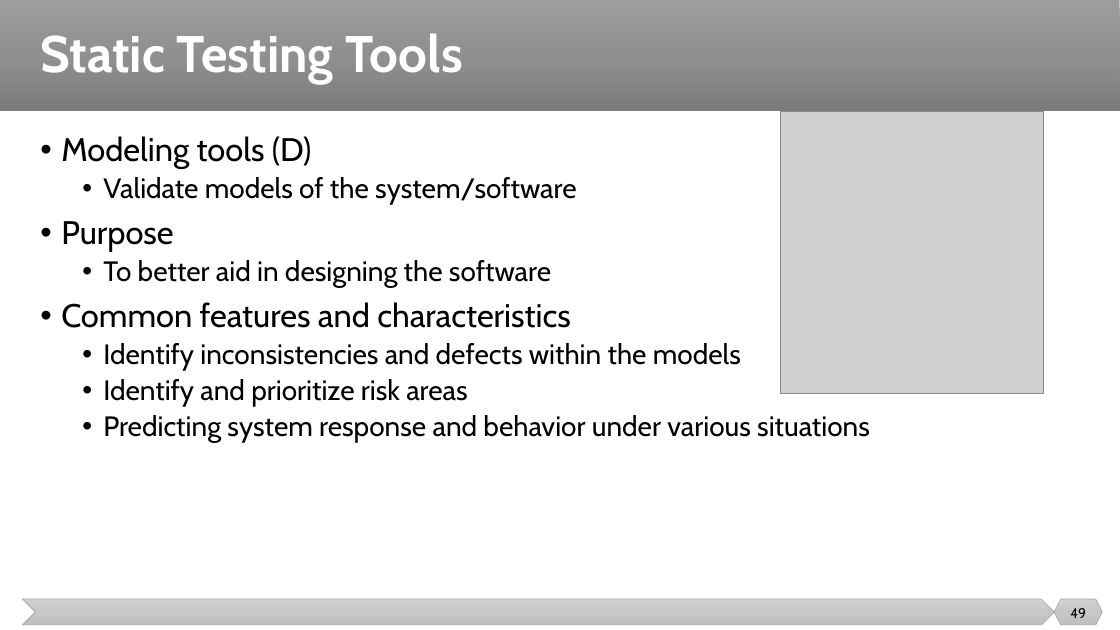
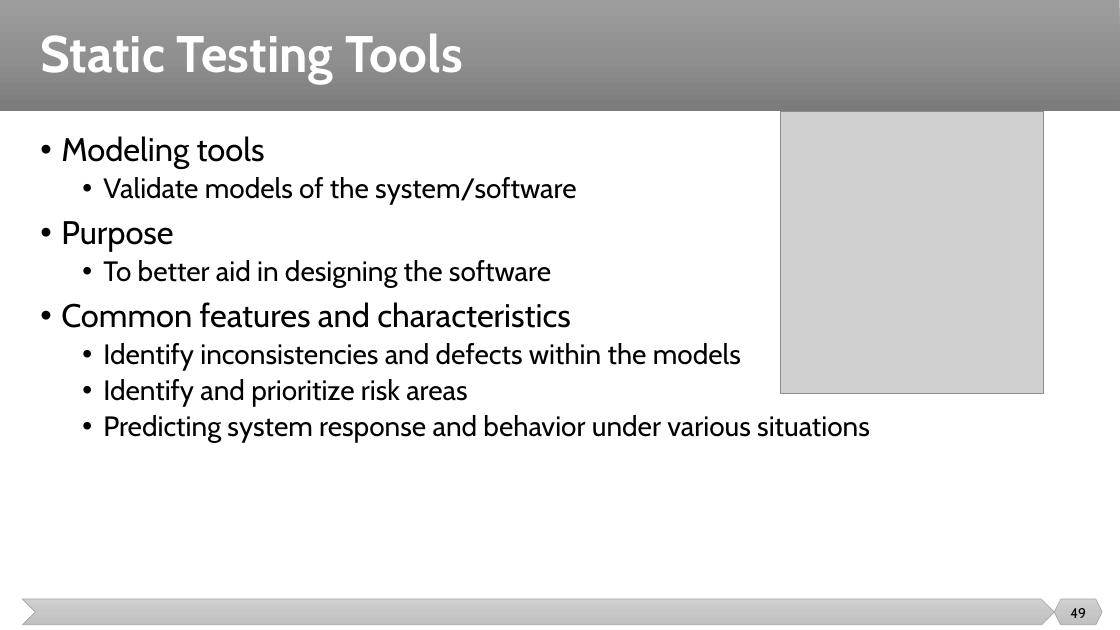
Before and after one commit to malenezi/malenezi, a slide deck: slide 49 of SE401/Lectures/9-Testing Metrics and Tools/Testing Metrics and Tools.pptx. Drawn at 1120x630 pixels with LibreOffice and Linux fonts; fonts in the diff are those of the drawing; grey boxes stand for pictures. Boxes give left, top, right and bottom in pixels: in the first picture for what was removed or moved away, otherwise in the second. Text is boxed around its words. In the diff, an @@ line names an element or a change of style, - is before the commit and + after.

```diff
--- a/SE401/Lectures/9-Testing Metrics and Tools/Testing Metrics and Tools.pptx
+++ b/SE401/Lectures/9-Testing Metrics and Tools/Testing Metrics and Tools.pptx
@@ text at [61,136,265,169]: text changed @@
-• Modeling tools (D)
+• Modeling tools
```
Also in this commit, not shown: 12 other slides changed, 2 other files.
